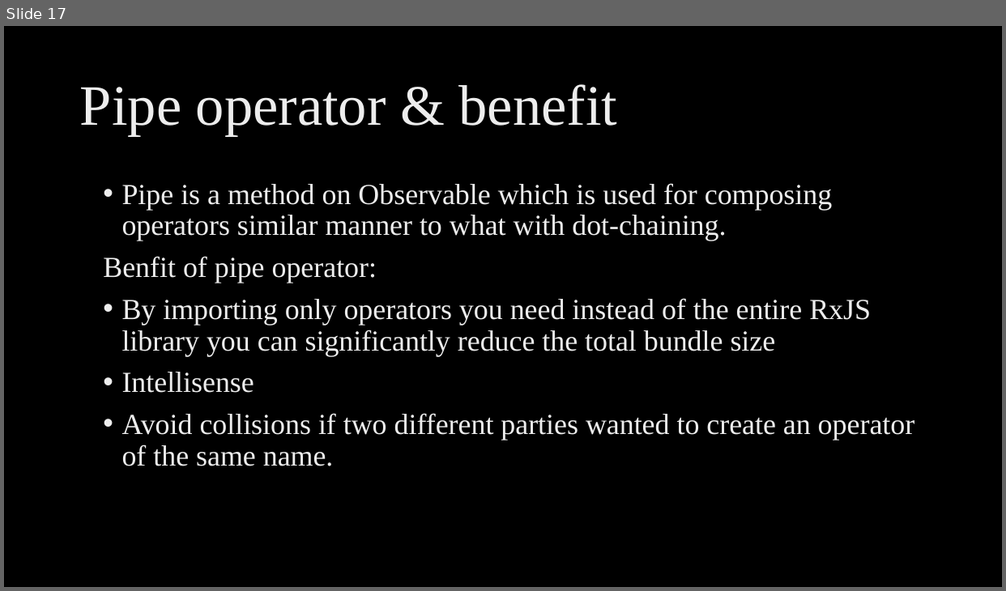
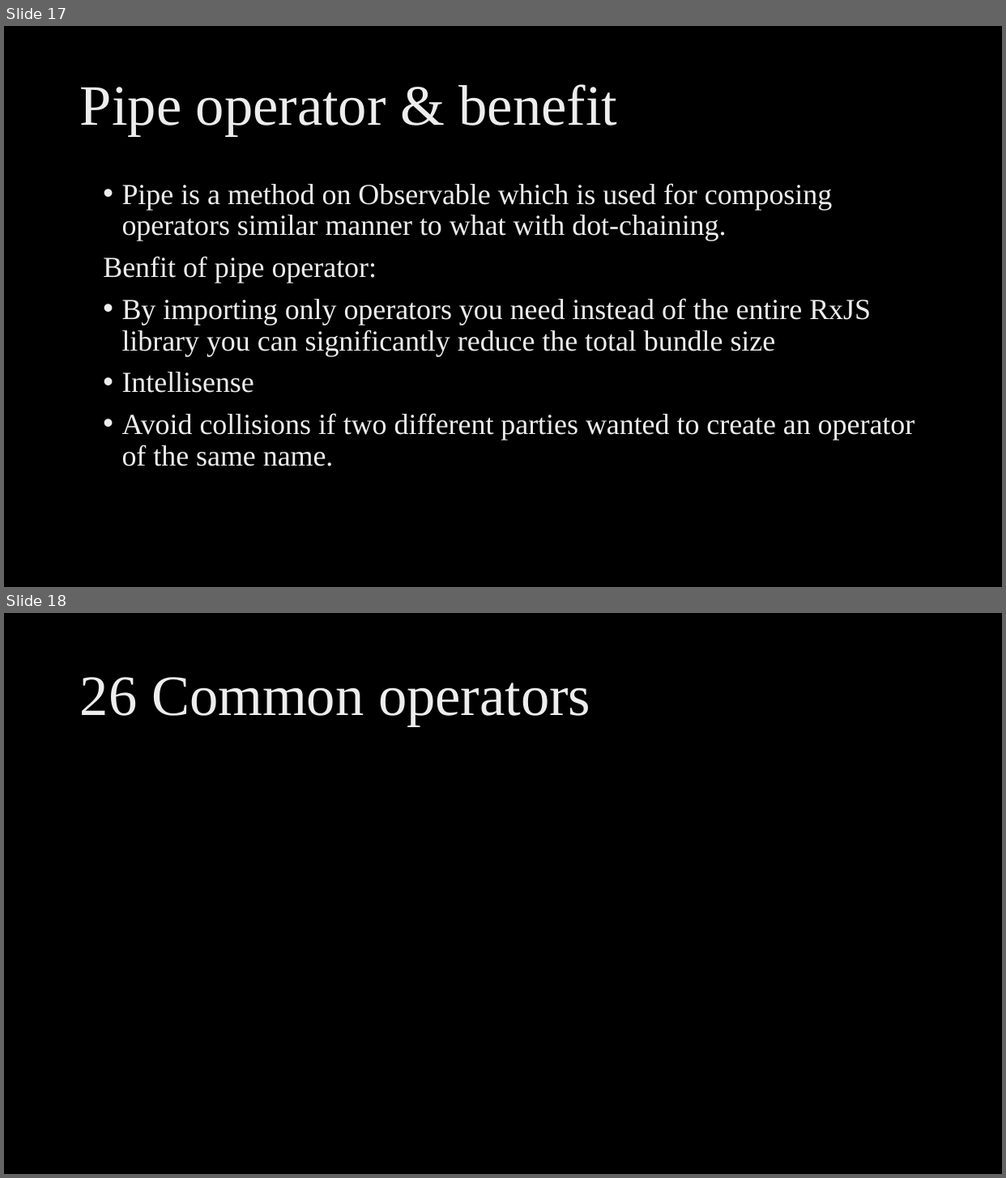
Before and after one commit to ngohungphuc/Presentation, a slide deck: RXJS Make it easy/RXJS Make it easy.pptx. Shown one above the other, each under a label of ours: slide 17 before the commit, slides 17 and 18 after it. The pictures are 1006x591 and 1006x1178 pixels, drawn with LibreOffice and Linux fonts; fonts in the diff are those of the drawing; background and template pictures are left out. Boxes give left, top, right and bottom in pixels: in the first picture for what was removed or moved away, otherwise in the second. Text is boxed around its words. In the diff, an @@ line names an element or a change of style, - is before the commit and + after.

```diff
--- a/RXJS Make it easy/RXJS Make it easy.pptx
+++ b/RXJS Make it easy/RXJS Make it easy.pptx
@@ slide 18 added at [4, 613, 1002, 1174], background picture (left out) @@
@@ title added at [80, 677, 590, 726], 55 pt, text gradient #BFBFBF to #EDEDED to #FFFFFF @@
+26 Common operators
```
Also in this commit, not shown: 2 slides changed, 1 other file.
